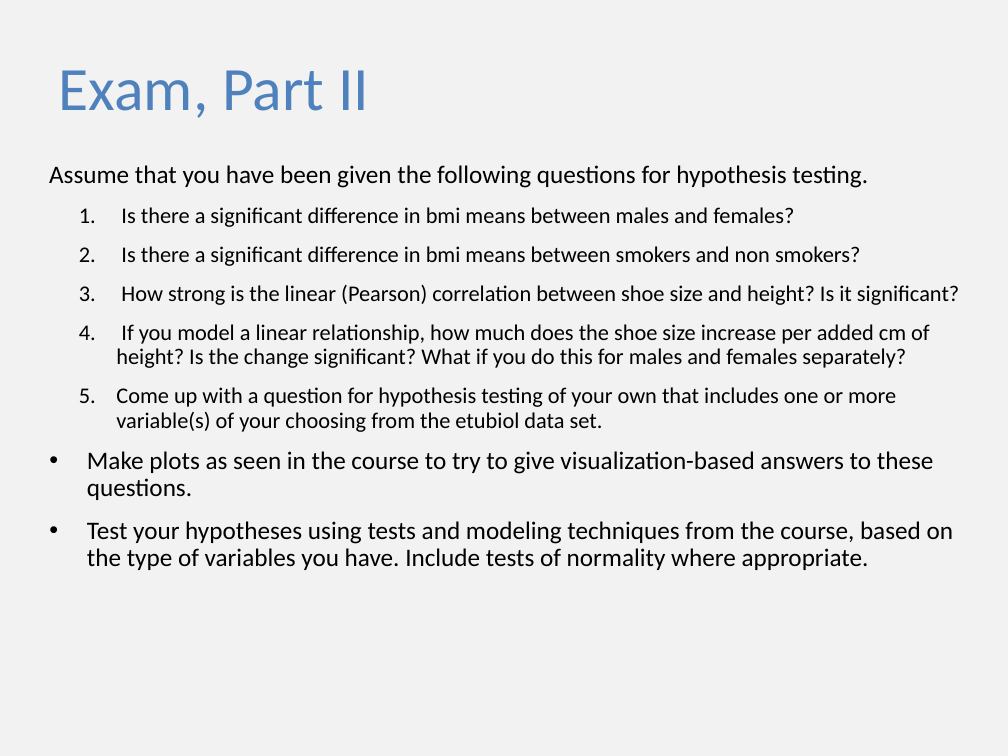
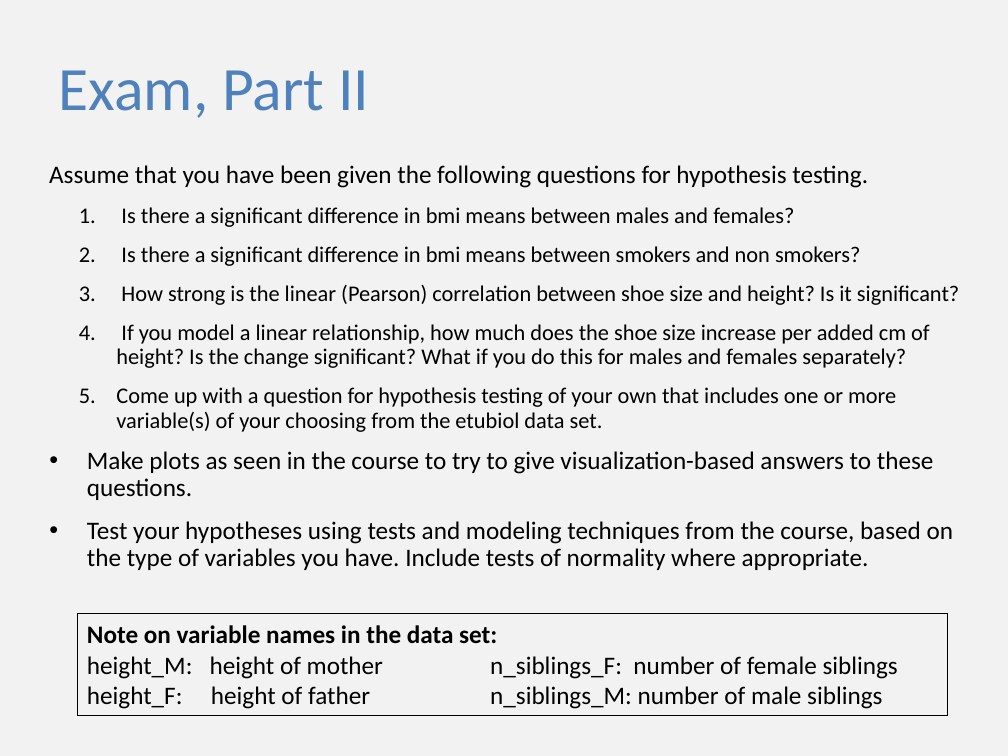
Before and after one commit to sib-swiss/first-steps-with-R-training, a slide deck: slide 3 of assets/pptx/exam_R.pptx. Drawn at 1008x756 pixels with LibreOffice and Linux fonts; fonts in the diff are those of the drawing. Boxes give left, top, right and bottom in pixels: in the first picture for what was removed or moved away, otherwise in the second. Text is boxed around its words. In the diff, an @@ line names an element or a change of style, - is before the commit and + after.

```diff
--- a/assets/pptx/exam_R.pptx
+++ b/assets/pptx/exam_R.pptx
@@ rectangle added at bbox=[77, 614, 948, 716], outline #000000 0.75 pt, 18 pt, text #000000 @@
+Note on variable names in the data set:
+height_M: height of mother n_siblings_F: number of female siblings
+height_F: height of father n_siblings_M: number of male siblings
```
Also in this commit, not shown: 2 other slides changed, 17 other files.
